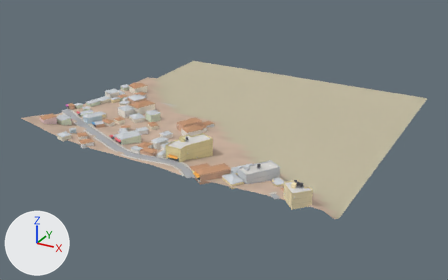
The glTF model city/hi/t_0_4.glb as it was, and as the next commit left it.
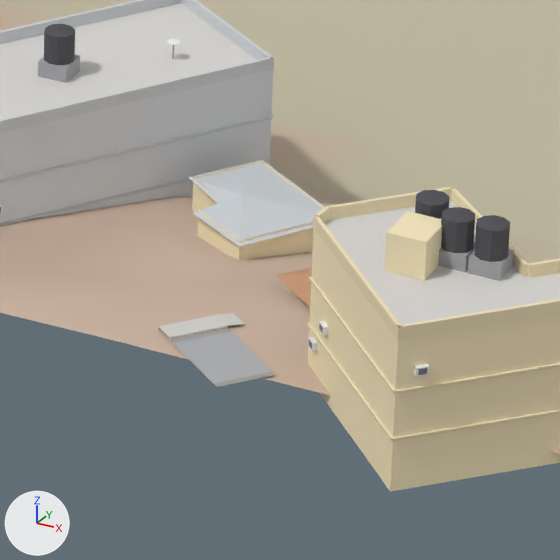
The first picture shows the older version from a camera (50 mm lens) standing at (353.0, 708.0, 197.0) and looking at (120.0, 1132.0, -16.0). The close-ups show the older and then the newer version on the part from 57% to 69% of the width and 58% to 77% of the height of that picture. Only the edits that show in the close-ups are written down. The lights are fixed; the arrows at lower left show +X, +Y and +Z. Vertices at exactly the same position are counted once.

Names of what the first close-up shows: 'Buildings-col', 'Details', 'Roads-col', 'Sidewalks-col', 'Terrain-col'.
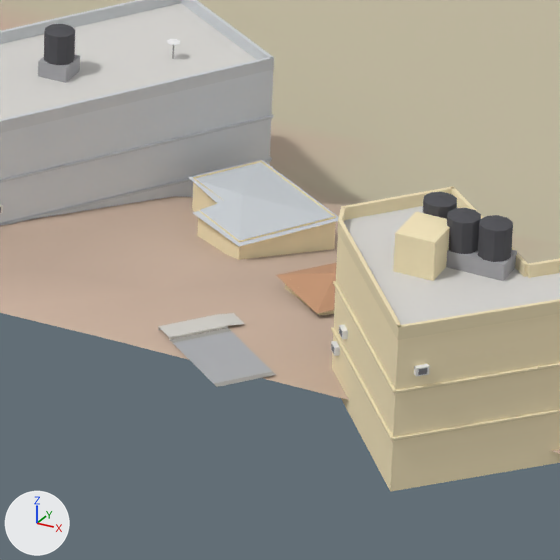
Where the change shows, as pixel boxes (x1, y1, x2, y2) in the close-ups (560 x 560 px; the box of a moved part takes in the faces that stretch with it):
part 1 of me_buildings_col, moved or reshaped
    before: (308, 201, 451, 490)
    after: (332, 206, 423, 490)
part 2 of me_details, moved or reshaped
    before: (315, 206, 330, 223)
    after: (338, 206, 345, 222)
part 3 of me_details, moved or reshaped
    before: (307, 186, 504, 439)
    after: (331, 186, 517, 438)

The edits, one by one:
me_buildings_col is used by ob_buildings_col; location (0.0, 0.0, 0.0).
Verts and faces of me_buildings_col; kept vertices keep their numbers, new ones are numbered from 892.
Before the commit, vertices of me_buildings_col: 176 (221.0, 1029.0, 6.0), 177 (221.0, 1027.0, 6.0), 178 (221.0, 1027.0, 16.0) at pixel (313, 227), 179 (221.0, 1029.0, 16.0).
me_buildings_col had 892 vertices, 1028 faces and spanned x -4.0..240.0, y 1016.0..1164.0, z 1.0..20.0.
me_buildings_col now has 907 vertices, 1048 faces and spans x -3.0..240.0, y 1016.0..1164.0, z 1.0..20.0.
Part 1, on me_buildings_col:
Vertices 176 to 179 move by (1.0, 0.0, 0.0).
Other edits to the shape of me_buildings_col do not show in these pictures.
me_details is used by ob_details; location (0.0, 0.0, 0.0).
me_details had 2433 vertices, 3902 faces and spanned x -4.0..240.0, y 1016.0..1160.0, z 4.0..20.0.
me_details now has 2463 vertices, 3908 faces and spans x -3.0..240.0, y 1016.0..1160.0, z 4.0..20.0.
me_details part 2: the loose piece of 8 vertices spanning x 221.0, y 1027.0..1029.0, z 16.0..17.0 is moved by (1.0, 0.0, 0.0).
me_details part 3: 38 vertices moved from x 220.0..232.0, y 1024.0..1029.0, z 9.0..20.0 to x 221.0..232.0, y 1025.0..1029.0, z 9.0..20.0; 30 vertices removed from x 221.0..232.0, y 1024.0..1034.0, z 9.0..20.0; 30 vertices added at x 222.0..233.0, y 1025.0..1034.0, z 9.0..20.0.
Other edits to the shape of me_details do not show in these pictures.
